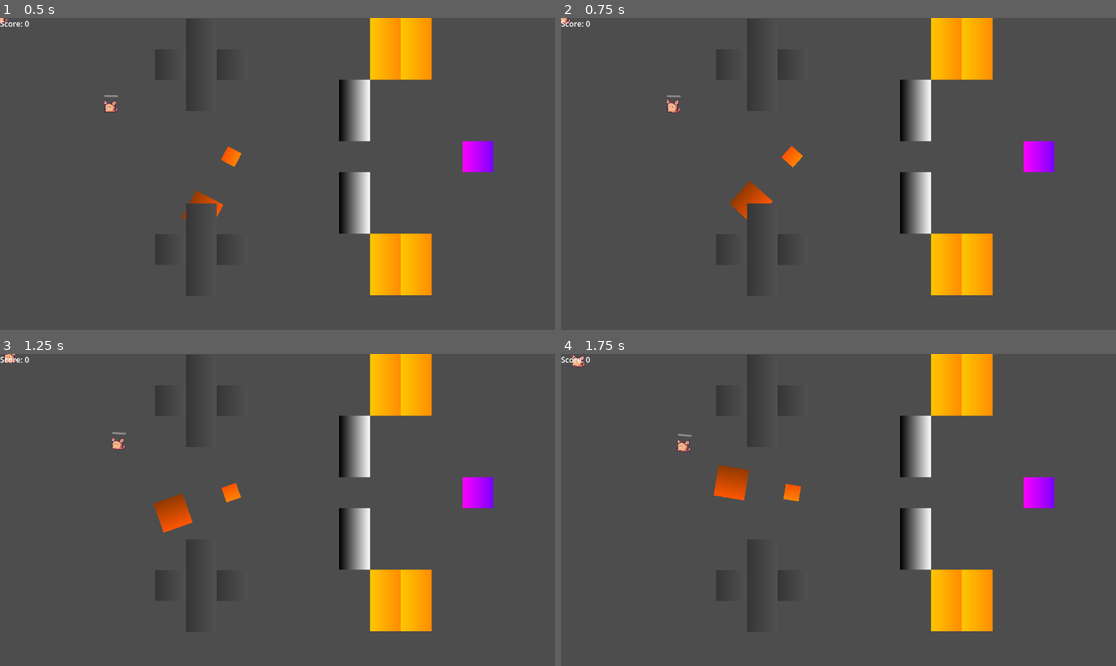
Above: before the commit, frames 1-4 (two rows, left to right).
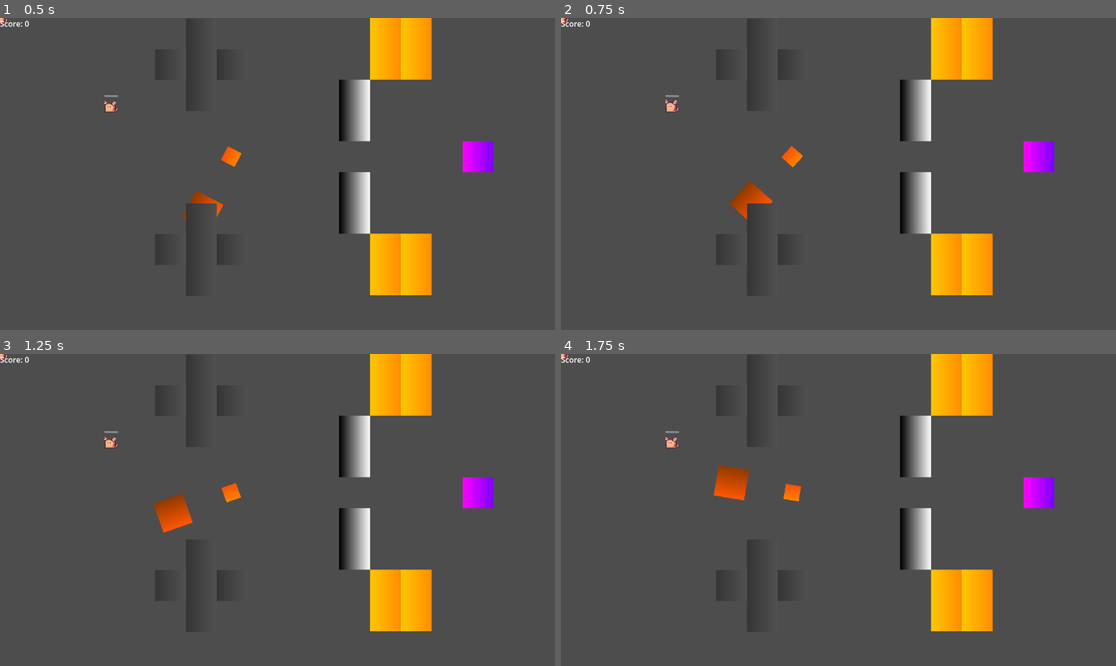
Above: after the commit, the same moments.

Repository: OgGhostJelly/TMC2
Game: Godot game, scene res://objects/game/game.tscn
Same seed, same stepped clock (60 frames per second), same inputs: the game is played once before the commit and once after it.
Inputs (mouse positions are in pixels of both pictures, inside the frame that each line leads up to):
- Up to frame 1 (0.5 s): no input
- Up to frame 2 (0.75 s): move the mouse to (960, 158) at 0.52 s; click (960, 158) at 0.6 s
- Up to frame 3 (1.25 s): no input
- Up to frame 4 (1.75 s): move the mouse to (727, 525) at 1.27 s; click (727, 525) at 1.35 s

Frame 1 is identical in both runs. In frame 2, less than 0.1% of the frame differs, in the area x 0-22%, y 0-31%; in frame 3, 0.2%; in frame 4, 0.3%, in the area x 0-24%, y 0-32%.

Commit message:
added max_dist and tweaked settings

Diff:
--- a/autoloads/cat_manager.gd
+++ b/autoloads/cat_manager.gd
@@ -1,14 +1,13 @@
 extends Node
 
 
-const GRAB_AMOUNT: int = 2
+const GRAB_AMOUNT: int = 3
+const MAX_DISTANCE: float = 100.0
 var selected_cats: Array = []: set = _on_selected_cats_changed
 
 
 func _physics_process(_delta: float) -> void:
-	for cat in selected_cats: cat.move()
-
-	print(selected_cats)
+	for cat in selected_cats: if is_instance_valid(cat): cat.move()
 
 
 func _input(event: InputEvent) -> void:
@@ -17,12 +16,22 @@
 
 
 func get_cats() -> Array:
-	var global_mouse_position: Vector2 = get_tree().current_scene.get_global_mouse_position()
 
 	var cats: Array = get_tree().get_nodes_in_group('cats')
-	cats.sort_custom(func(a,b):
-		return global_mouse_position.distance_squared_to(a.global_position) < global_mouse_position.distance_squared_to(b.global_position)
+
+	# sort cats by distance from mouse with 0 being closest
+	cats.sort_custom(func(a: Cat,b: Cat):
+		a.update_distance_to_mouse_squared()
+		b.update_distance_to_mouse_squared()
+		return a.distance_to_mouse_squared < b.distance_to_mouse_squared
 		)
+
+	# remove all cats that are further than max_distance_squared from the mouse
+	var max_distance_squared: float = pow(MAX_DISTANCE, 2)
+	for i in cats.size():
+		if cats[i].distance_to_mouse_squared > max_distance_squared:
+			cats = cats.slice(0, i)
+			break
 
 	return cats
 
@@ -36,8 +45,8 @@
 
 func _on_selected_cats_changed(value: Array) -> void:
 	for cat in selected_cats:
-		if not value.has(cat): cat.deselected()
+		if not value.has(cat): if is_instance_valid(cat): cat.deselected()
 	for cat in value:
-		if not selected_cats.has(value): cat.selected()
+		if not selected_cats.has(value): if is_instance_valid(cat): cat.selected()
 
 	selected_cats = value
--- a/objects/cat/cat.gd
+++ b/objects/cat/cat.gd
@@ -4,6 +4,7 @@
 
 @export var speeds: Vector2 = Vector2(0.3,1.5)
 var speed: float = randf_range(speeds.x, speeds.y)
+var distance_to_mouse_squared: float = 0.0
 @onready var sprite: AnimatedSprite2D = $Sprite2D
 
 
@@ -15,5 +16,9 @@
 	apply_force(direction * distance * speed)
 
 
+func update_distance_to_mouse_squared() -> void:
+	distance_to_mouse_squared = get_global_mouse_position().distance_squared_to(global_position)
+
+
 func selected() -> void: sprite.modulate = Color.GREEN
 func deselected() -> void: sprite.modulate = Color.WHITE
--- a/objects/game/game.tscn
+++ b/objects/game/game.tscn
@@ -39,7 +39,7 @@
 position = Vector2(229, 187)
 
 [connection signal="body_entered" from="TileMap/TreadmillUp" to="TileMap/TreadmillUp" method="_on_body_entered" flags=18]
-[connection signal="body_entered" from="TileMap/@TreadmillUp@22697" to="TileMap/@TreadmillUp@22697" method="_on_body_entered" flags=18]
+[connection signal="body_entered" from="TileMap/@TreadmillUp@17178" to="TileMap/@TreadmillUp@17178" method="_on_body_entered" flags=18]
 [connection signal="body_entered" from="TileMap/TreadmillDown" to="TileMap/TreadmillDown" method="_on_body_entered" flags=18]
-[connection signal="body_entered" from="TileMap/@TreadmillDown@22698" to="TileMap/@TreadmillDown@22698" method="_on_body_entered" flags=18]
+[connection signal="body_entered" from="TileMap/@TreadmillDown@17179" to="TileMap/@TreadmillDown@17179" method="_on_body_entered" flags=18]
 [connection signal="body_entered" from="TileMap/Makecatinator6900" to="TileMap/Makecatinator6900" method="_on_body_entered" flags=18]
